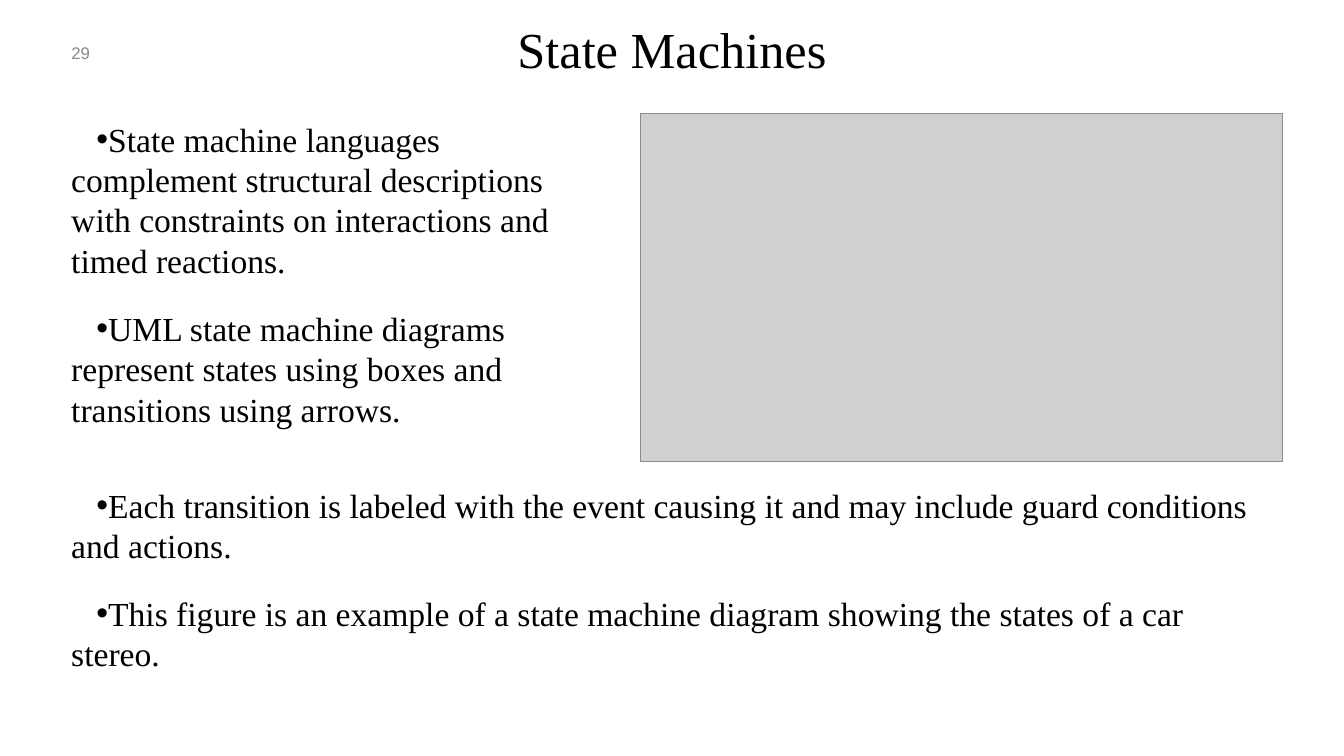
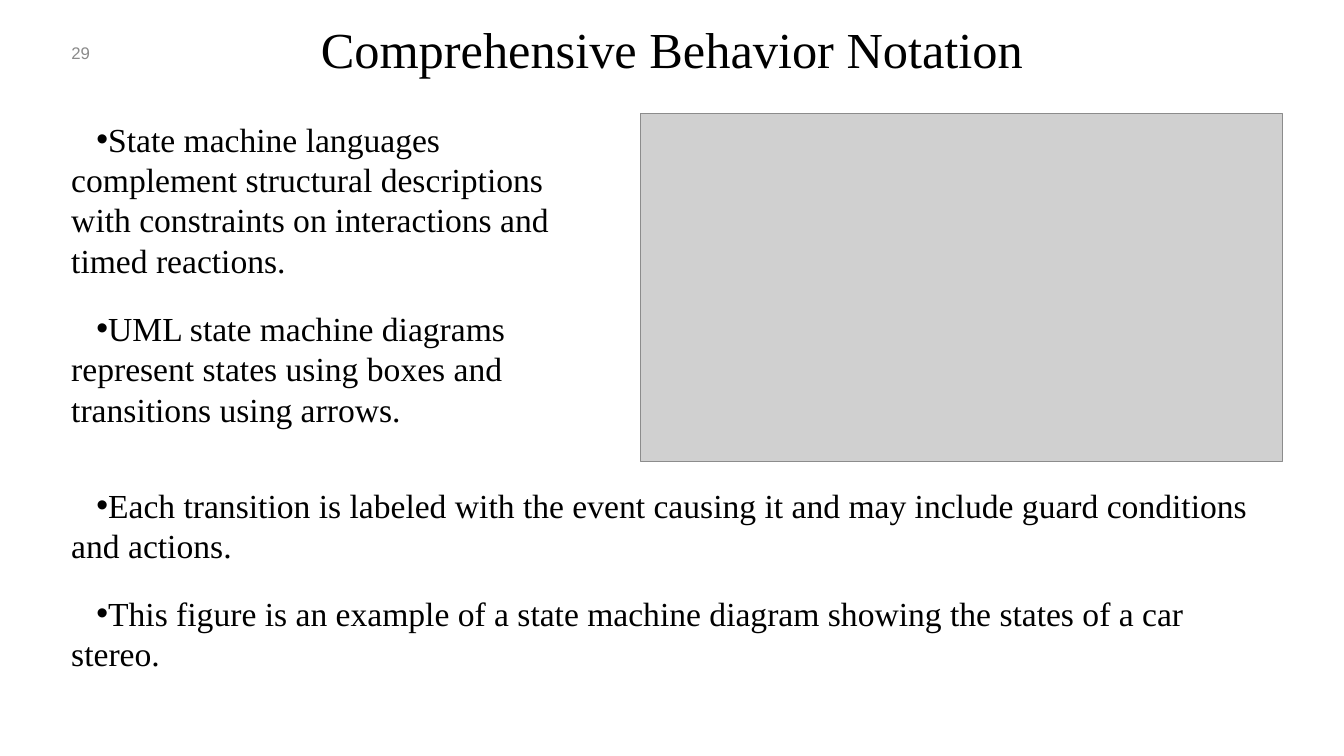
Before and after one commit to mohamad-khorsandi/slides-of-software-architecture-in-practice-4th-ed, a slide deck: slide 29 of chapter 22.pptx. Drawn at 1344x756 pixels with LibreOffice and Linux fonts; fonts in the diff are those of the drawing; grey boxes stand for pictures; background and template pictures are left out. Boxes give left, top, right and bottom in pixels: in the first picture for what was removed or moved away, otherwise in the second. Text is boxed around its words. In the diff, an @@ line names an element or a change of style, - is before the commit and + after.

```diff
--- a/chapter 22.pptx
+++ b/chapter 22.pptx
@@ title at (x1=321, y1=33, x2=1023, y2=79): text changed @@
-State Machines
+Comprehensive Behavior Notation
```
Also in this commit, not shown: 2 other slides changed, 12 other files.
